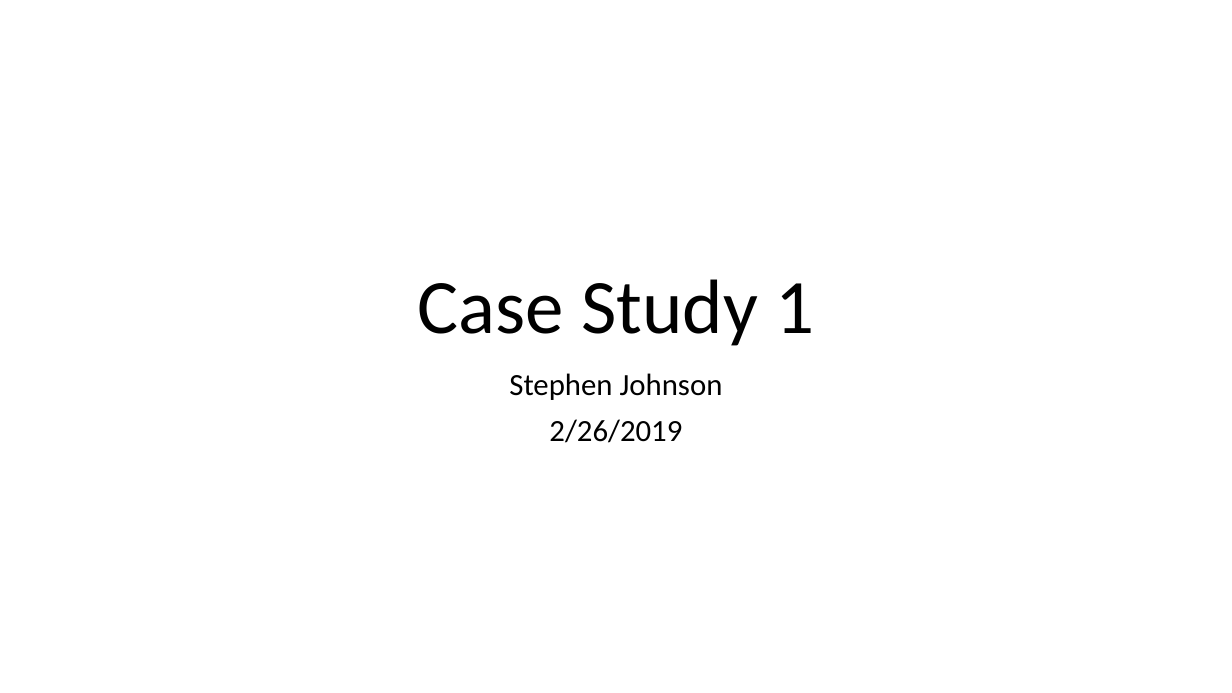
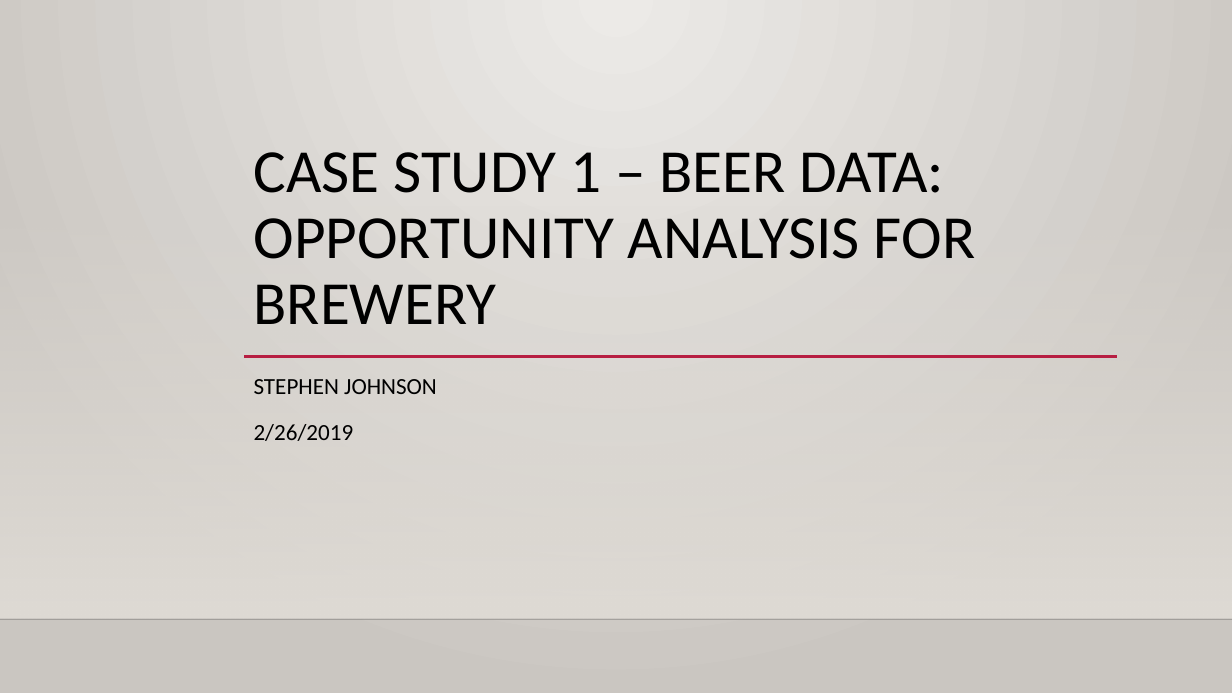
Before and after one commit to sjohnson1039/CaseStudy_01, a slide deck: slide 1 of CaseStudy_01.pptx. Drawn at 1232x693 pixels with LibreOffice and Linux fonts; fonts in the diff are those of the drawing; background and template pictures are left out. Boxes give left, top, right and bottom in pixels: in the first picture for what was removed or moved away, otherwise in the second. Text is boxed around its words. In the diff, an @@ line names an element or a change of style, - is before the commit and + after.

```diff
--- a/CaseStudy_01.pptx
+++ b/CaseStudy_01.pptx
@@ background #FFFFFF to gradient #ECEAE7 to #CAC7C1 @@
@@ title at (254, 152, 975, 324): text changed; size 60 to 47.7 pt @@
-Case Study 1
+CASE STUDY 1 – BEER DATA: OPPORTUNITY ANALYSIS FOR BREWERY
@@ rectangle added at (0, 204, 1232, 619), fill gradient #DFDBD5 @@
@@ subtitle "STEPHEN JOHNSON": place and size @@
-subtitle "STEPHEN JOHNSON" at (509, 373, 723, 443)
+subtitle "STEPHEN JOHNSON" at (254, 379, 437, 441)
@@ line added from (244, 357) to (1117, 357), #B71E42 2.5 pt @@
@@ subtitle at (254, 379, 437, 394): text changed; size 24 to 18 pt @@
-Stephen Johnson
+STEPHEN JOHNSON
@@ subtitle at (254, 424, 354, 441): size 24 to 18 pt in "2/26/2019"; alignment centre to left; line spacing 0.9 to 1.2 @@
@@ line added from (0, 619) to (1232, 619), #000001 1 pt @@
```
Also in this commit, not shown: 7 other slides changed, 3 slides added.
